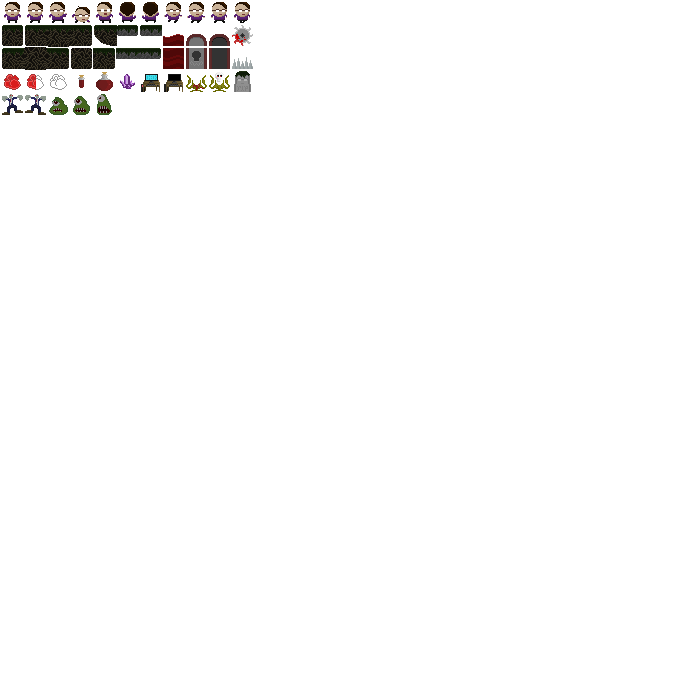
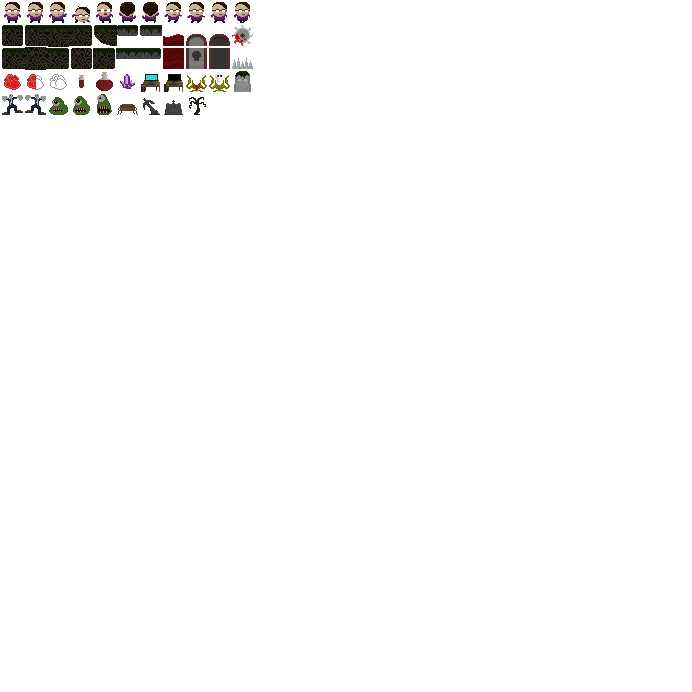
The second 692x692 image is a revision of the first. Changes to its layers:
added layer "Bench" above "Boss" over 117, 97, 206, 115
